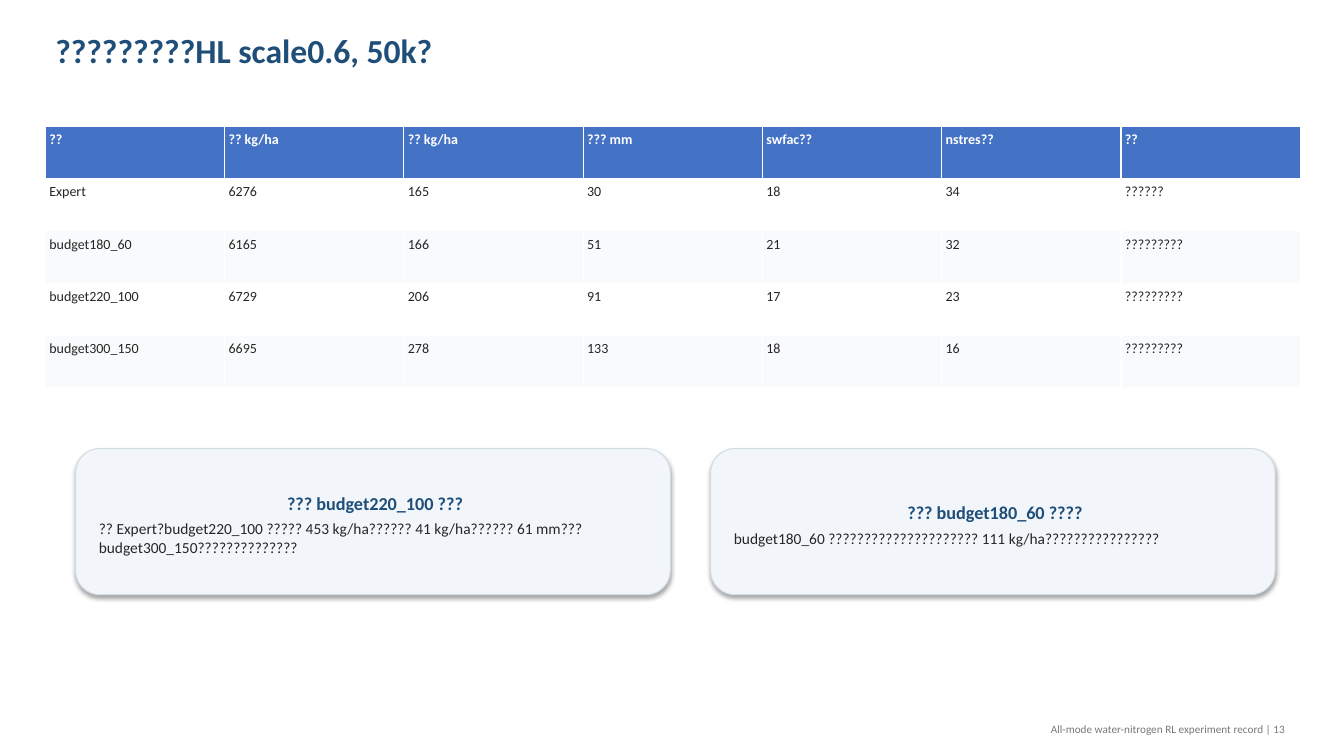
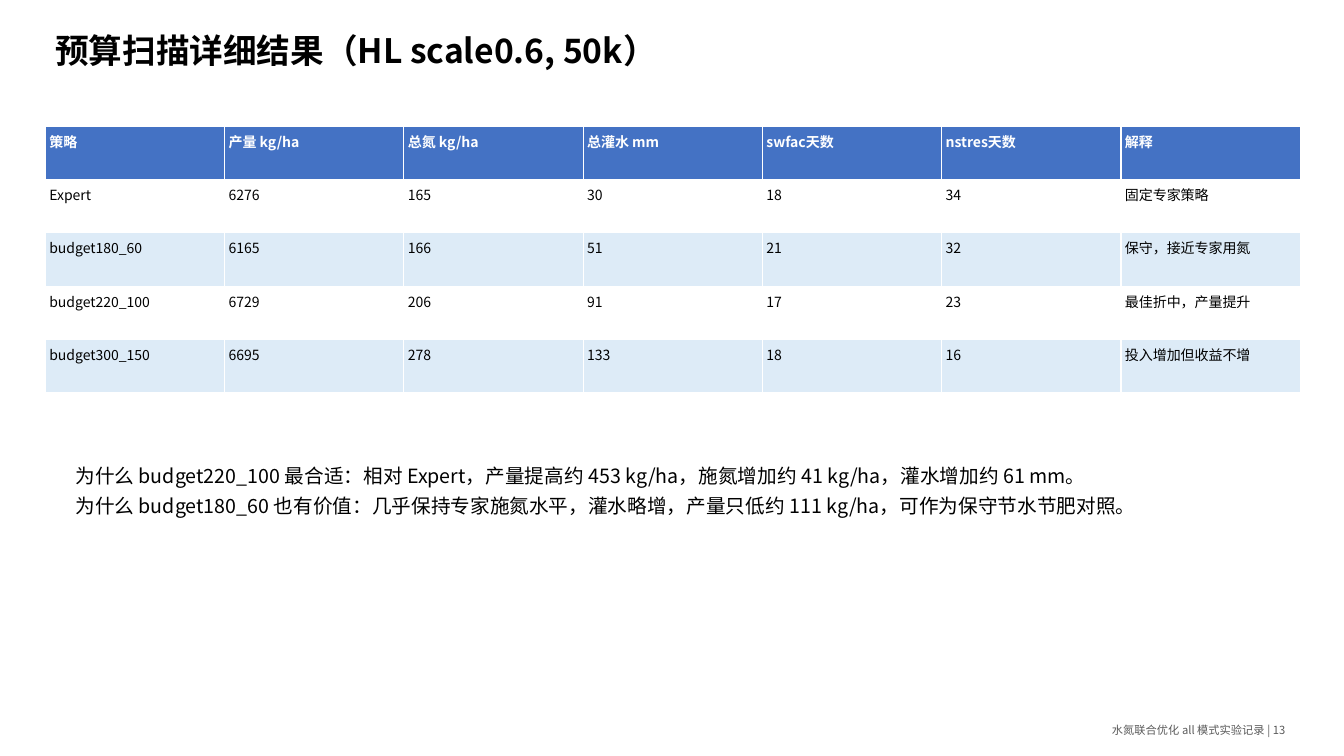
Before and after one commit to Rachel0305/gym-dssat-pdi, a slide deck: slide 13 of figures_hl/all_mode_water_nitrogen_attempts_report.pptx. Drawn at 1344x756 pixels with LibreOffice and Linux fonts; fonts in the diff are those of the drawing. Boxes give left, top, right and bottom in pixels: in the first picture for what was removed or moved away, otherwise in the second. Text is boxed around its words. In the diff, an @@ line names an element or a change of style, - is before the commit and + after.

Commit message:
Fix all-mode report deck Chinese formatting

```diff
--- a/figures_hl/all_mode_water_nitrogen_attempts_report.pptx
+++ b/figures_hl/all_mode_water_nitrogen_attempts_report.pptx
@@ text at (55,34,657,70): text changed; font Calibri to Noto Sans CJK SC; text colour #1F4E79 to #000000 @@
-?????????HL scale0.6, 50k?
+预算扫描详细结果（HL scale0.6, 50k）
@@ table at (45,126,1302,393) @@
-row 1: ?? | ?? kg/ha | ?? kg/ha | ??? mm | swfac?? | nstres?? | ??
+row 1: 策略 | 产量 kg/ha | 总氮 kg/ha | 总灌水 mm | swfac天数 | nstres天数 | 解释
-row 2, column 7: ??????
+row 2, column 7: 固定专家策略
-row 3, column 7: ?????????
+row 3, column 7: 保守，接近专家用氮
-row 4, column 7: ?????????
+row 4, column 7: 最佳折中，产量提升
-row 5, column 7: ?????????
+row 5, column 7: 投入增加但收益不增
@@ fill #F8FAFC to #DDEBF7 in 14 cells @@
@@ font Calibri to Noto Sans CJK SC, text colour #262626 to #000000 in "Expert", "6276", "165", "30" and 20 more places @@
@@ rounded rectangle removed at (711,449,1275,595) @@
-??? budget180_60 ????
-budget180_60 ????????????????????? 111 kg/ha????????????????
@@ text "为什么 budget220_100 最合适：相对 Expert，产量提高约 453 ...": place and size @@
-text "为什么 budget220_100 最合适：相对 Expert，产量提高约 453 ..." at (76,449,670,595)
+text "为什么 budget220_100 最合适：相对 Expert，产量提高约 453 ..." at (75,466,1135,518)
@@ text "为什么 budget220_100 最合适：相对 Expert，产量提高约 453 ..." at (75,466,1135,518): vertical alignment middle to top; fill #F2F6FA to none; outline #D2DCE6 0.75 pt to none; shadow off @@
@@ text at (75,466,1135,518): text changed; size 11 to 14 pt; font Calibri to Noto Sans CJK SC; text colour #262626 to #000000 @@
-??? budget220_100 ???
-?? Expert?budget220_100 ????? 453 kg/ha?????? 41 kg/ha?????? 61 mm??? budget300_150??????????????
+为什么 budget220_100 最合适：相对 Expert，产量提高约 453 kg/ha，施氮增加约 41 kg/ha，灌水增加约 61 mm。
+为什么 budget180_60 也有价值：几乎保持专家施氮水平，灌水略增，产量只低约 111 kg/ha，可作为保守节水节肥对照。
@@ text at (1112,724,1285,735): text changed; font Calibri to Noto Sans CJK SC; text colour #787878 to #5A5A5A @@
-All-mode water-nitrogen RL experiment record | 13
+水氮联合优化 all 模式实验记录 | 13
```
Also in this commit, not shown: 16 other slides changed, 3 slides added, 3 slides removed, 5 other files.
